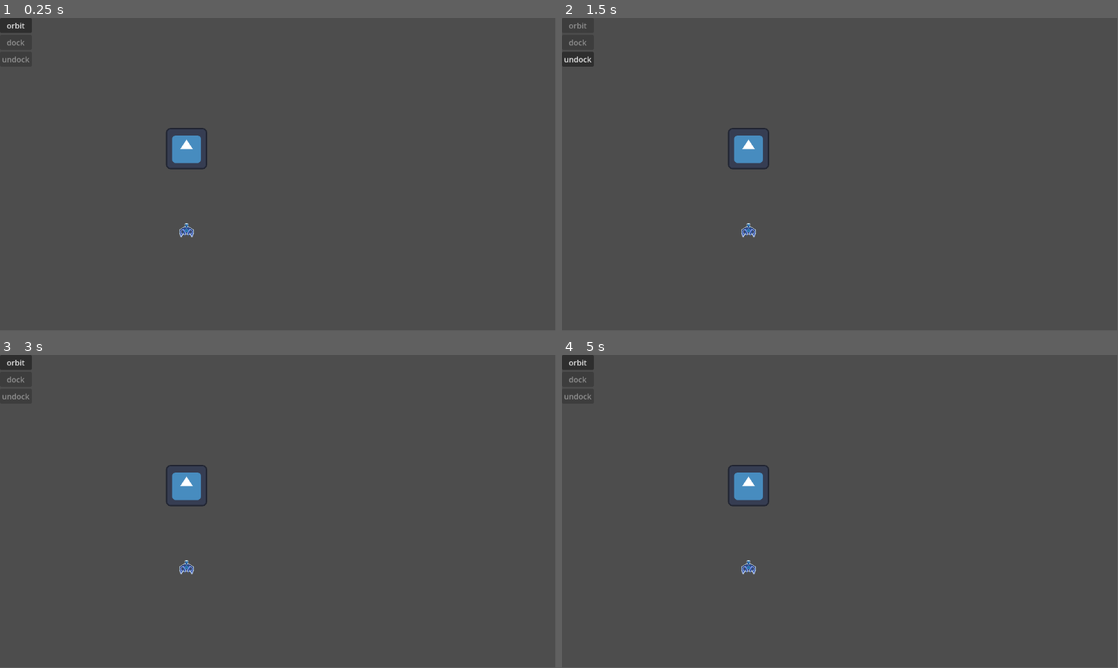
Above: before the commit, frames 1-4 (two rows, left to right).
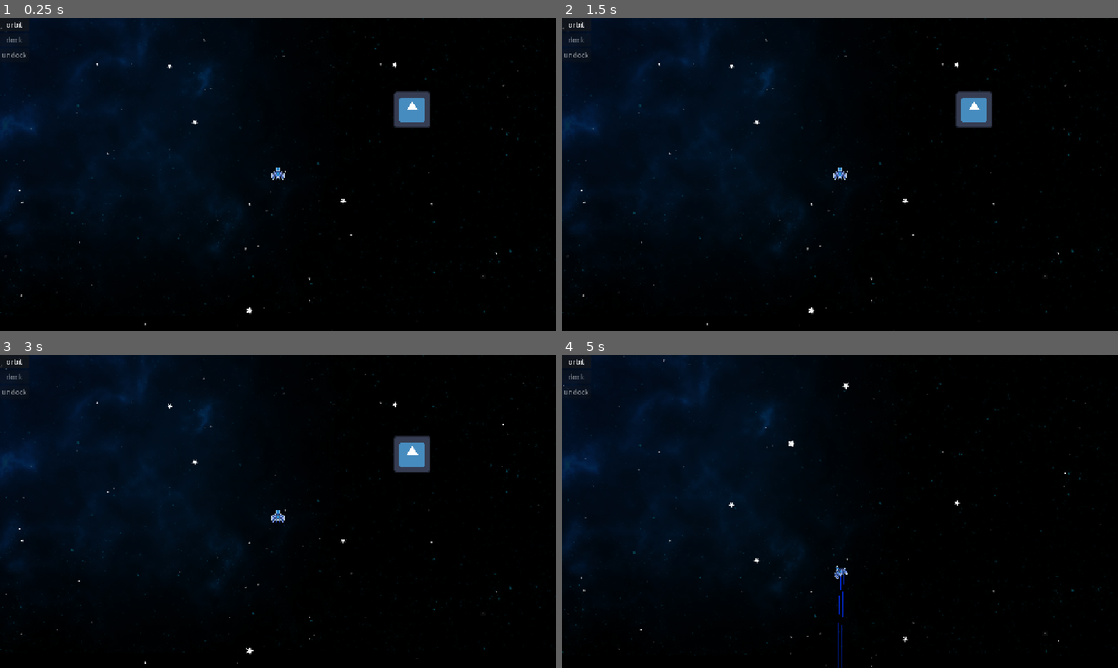
Above: after the commit, the same moments.

Repository: hyp3rstreak/rigidbody2d
Game: Godot game, scene res://scenes/world.tscn
The game is run twice, just before and just after one commit, with the same random seed, the same clock (stepped at 60 frames per second) and the same inputs. The engine's default icon, where the game draws it, is replaced by a stand-in: a white triangle on a blue panel in a dark square.
Inputs (mouse positions are in pixels of both pictures, inside the frame that each line leads up to):
- Up to frame 1 (0.25 s): no input
- Up to frame 2 (1.5 s): click "orbit" at 0.5 s; click (578, 43) at 1.25 s, where only the run before the commit has a clickable "dock"
- Up to frame 3 (3 s): click (16, 395) at 2 s, where only the run before the commit has a clickable "undock"; tap Enter at 2.75 s; hold W (thrust) from 2.78 s (still down)
- Up to frame 4 (5 s): release W (thrust) at 4.28 s; hold A (rotLeft) from 4.28 s (still down)
The window is 799x449 before the commit and 800x450 after it. Grey fills any space a smaller window leaves; there, only what the larger window draws over its background counts as a difference.

The runs differ from the first frame. In frame 1, 99% of the frame differs, in the area x 0-100%, y 0-100%; in frame 2, 99%; in frame 3, 99%; in frame 4, 100%.

Commit message:
added space visuals and prallax

Diff:
--- a/project.godot
+++ b/project.godot
@@ -14,6 +14,14 @@
 run/main_scene="uid://cvks48x5ahxq3"
 config/features=PackedStringArray("4.6", "Forward Plus")
 config/icon="res://icon.svg"
+
+[display]
+
+window/size/viewport_width=1280
+window/size/viewport_height=720
+window/size/mode=3
+window/size/borderless=true
+window/stretch/mode="canvas_items"
 
 [input]
 
@@ -33,6 +41,11 @@
 ]
 }
 
+[layer_names]
+
+2d_physics/layer_1="player"
+2d_physics/layer_2="orbitZones"
+
 [physics]
 
 3d/physics_engine="Jolt Physics"
@@ -43,3 +56,4 @@
 
 textures/canvas_textures/default_texture_filter=0
 rendering_device/driver.windows="d3d12"
+environment/defaults/default_clear_color=Color(0, 0, 0, 1)
--- a/scenes/planet.tscn
+++ b/scenes/planet.tscn
@@ -1,9 +1,13 @@
 [gd_scene format=3 uid="uid://si3cmc1hexl8"]
 
 [ext_resource type="Texture2D" uid="uid://dmgkerhplrqjj" path="res://icon.svg" id="1_cktii"]
+[ext_resource type="Script" uid="uid://dnadd354loucu" path="res://scripts/orbitZone.gd" id="2_h8ms6"]
 
 [sub_resource type="CircleShape2D" id="CircleShape2D_h8ms6"]
 radius = 47.095646
+
+[sub_resource type="CircleShape2D" id="CircleShape2D_ggt7d"]
+radius = 319.0141
 
 [node name="planet" type="Area2D" unique_id=469020999]
 
@@ -13,3 +17,13 @@
 
 [node name="CollisionShape2D" type="CollisionShape2D" parent="." unique_id=289305127]
 shape = SubResource("CircleShape2D_h8ms6")
+
+[node name="orbitZone" type="Area2D" parent="." unique_id=721984139]
+collision_layer = 2
+script = ExtResource("2_h8ms6")
+
+[node name="CollisionShape2D" type="CollisionShape2D" parent="orbitZone" unique_id=71710077]
+shape = SubResource("CircleShape2D_ggt7d")
+
+[connection signal="body_entered" from="orbitZone" to="orbitZone" method="_on_body_entered"]
+[connection signal="body_exited" from="orbitZone" to="orbitZone" method="_on_body_exited"]
--- a/scenes/playerShip.tscn
+++ b/scenes/playerShip.tscn
@@ -3,6 +3,7 @@
 [ext_resource type="Texture2D" uid="uid://1ttqyotjgwcg" path="res://assets/PXL.png" id="1_lbd62"]
 [ext_resource type="Script" uid="uid://d0pes3lsrwvov" path="res://scripts/playerShip.gd" id="1_nqx6x"]
 [ext_resource type="Gradient" uid="uid://bcn2it1vm28mk" path="res://assets/blueThruster.tres" id="2_qc0et"]
+[ext_resource type="Script" uid="uid://dyfap2e1a1k4v" path="res://scripts/camera_2d.gd" id="4_dbw2a"]
 
 [sub_resource type="CircleShape2D" id="CircleShape2D_qc0et"]
 radius = 13.0
@@ -36,3 +37,6 @@
 
 [node name="thrusterLeft" type="Marker2D" parent="." unique_id=778945185]
 position = Vector2(-4, 10)
+
+[node name="Camera2D" type="Camera2D" parent="." unique_id=1895364436]
+script = ExtResource("4_dbw2a")
--- a/scenes/world.tscn
+++ b/scenes/world.tscn
@@ -3,14 +3,58 @@
 [ext_resource type="PackedScene" uid="uid://c5kpv2nv7yt5y" path="res://scenes/playerShip.tscn" id="1_nnsk1"]
 [ext_resource type="PackedScene" uid="uid://si3cmc1hexl8" path="res://scenes/planet.tscn" id="2_rwgxs"]
 [ext_resource type="PackedScene" uid="uid://ntk21j16266s" path="res://scenes/ui.tscn" id="3_4wyf3"]
+[ext_resource type="Texture2D" uid="uid://dx3eeisukswjr" path="res://assets/galaxyBG.jpg" id="4_4mrxx"]
+[ext_resource type="Texture2D" uid="uid://dxexgl2h20jxy" path="res://assets/starsDistant.png" id="4_i7141"]
+[ext_resource type="Texture2D" uid="uid://bqgm2wer10u4q" path="res://assets/starsFar.png" id="5_4mrxx"]
+[ext_resource type="Texture2D" uid="uid://deql7i4835gva" path="res://assets/starMid.png" id="6_7r4gi"]
 
 [node name="world" type="Node2D" unique_id=814079502]
 
 [node name="planet" parent="." unique_id=1675941392 instance=ExtResource("2_rwgxs")]
-position = Vector2(387, 271)
+position = Vector2(312, -147)
 
 [node name="playerShip" parent="." unique_id=202861763 instance=ExtResource("1_nnsk1")]
-position = Vector2(387, 442)
+position = Vector2(3, 2)
 mass = 2.445
 
 [node name="UI" parent="." unique_id=1934937286 instance=ExtResource("3_4wyf3")]
+
+[node name="ParallaxBackground" type="ParallaxBackground" parent="." unique_id=1640712739]
+scroll_base_offset = Vector2(-2048, 0)
+
+[node name="ParallaxLayer4" type="ParallaxLayer" parent="ParallaxBackground" unique_id=257612925]
+texture_repeat = 2
+motion_scale = Vector2(0.01, 0.01)
+motion_mirroring = Vector2(2048, 1365)
+
+[node name="Sprite2D" type="Sprite2D" parent="ParallaxBackground/ParallaxLayer4" unique_id=835839254]
+modulate = Color(0.07620516, 0.7671564, 0.91931224, 0.30980393)
+texture_repeat = 2
+texture = ExtResource("4_4mrxx")
+
+[node name="ParallaxLayerFAR" type="ParallaxLayer" parent="ParallaxBackground" unique_id=896467404]
+texture_repeat = 2
+motion_scale = Vector2(0.08, 0.08)
+motion_mirroring = Vector2(2048, 2048)
+
+[node name="Sprite2D" type="Sprite2D" parent="ParallaxBackground/ParallaxLayerFAR" unique_id=1629544455]
+texture_repeat = 2
+texture = ExtResource("4_i7141")
+
+[node name="ParallaxLayer2MID" type="ParallaxLayer" parent="ParallaxBackground" unique_id=2003381420]
+texture_repeat = 2
+motion_scale = Vector2(0.2, 0.2)
+motion_mirroring = Vector2(2048, 2048)
+
+[node name="Sprite2D" type="Sprite2D" parent="ParallaxBackground/ParallaxLayer2MID" unique_id=1737621610]
+texture_repeat = 2
+texture = ExtResource("5_4mrxx")
+
+[node name="ParallaxLayer3NEAR" type="ParallaxLayer" parent="ParallaxBackground" unique_id=1688471644]
+texture_repeat = 2
+motion_scale = Vector2(0.4, 0.4)
+motion_mirroring = Vector2(2048, 2048)
+
+[node name="Sprite2D2" type="Sprite2D" parent="ParallaxBackground/ParallaxLayer3NEAR" unique_id=768706490]
+texture_repeat = 2
+texture = ExtResource("6_7r4gi")
--- /dev/null
+++ b/scripts/camera_2d.gd
@@ -0,0 +1,26 @@
+extends Camera2D
+
+@export var max_lead_distance := 140.0
+@export var lead_strength := 0.6
+@export var lead_smoothing := 10.0
+
+var lead_offset := Vector2.ZERO
+
+func _physics_process(delta: float) -> void:
+	var ship := get_parent() as RigidBody2D
+	if ship == null:
+		return
+
+	# Camera stays locked to ship position
+	global_position = ship.global_position
+
+	var velocity := ship.linear_velocity
+	var speed := velocity.length()
+
+	var target_offset := Vector2.ZERO
+	if speed > 1.0:
+		target_offset = velocity.normalized() * min(speed * lead_strength, max_lead_distance)
+
+	# Smooth ONLY the offset
+	lead_offset = lead_offset.lerp(target_offset, delta * lead_smoothing)
+	offset = lead_offset
--- /dev/null
+++ b/scripts/orbitZone.gd
@@ -0,0 +1,12 @@
+extends Area2D
+
+func _on_body_entered(body: Node2D) -> void:
+	if body.is_in_group("player"):
+		print("enter")
+		body.set_can_orbit(true, self)
+		body.canOrbit = true
+		body.enterOrbit()
+
+func _on_body_exited(body: Node2D) -> void:
+	if body.is_in_group("player"):
+		body.set_can_orbit(false, self)
--- a/scripts/playerShip.gd
+++ b/scripts/playerShip.gd
@@ -49,6 +49,8 @@
 var canInput := true
 var dockRadius := 12
 var undockRadius := 200
+var canOrbit := false
+var currOrbitZone: Area2D = null
 
 # =========================
 # 5. NODE REFERENCES
@@ -58,7 +60,7 @@
 @onready var thrusterTrailLeft: Line2D = $thrusterTrailLeft
 @onready var thrusterRight: Marker2D = $thrusterRight
 @onready var thrusterLeft: Marker2D = $thrusterLeft
-@onready var planet: Area2D = $"../planet"
+@onready var planet: Area2D = null
 
 # =========================
 # 6. LIFECYCLE CALLBACKS
@@ -161,10 +163,10 @@
 	# limit length
 	while thrusterTrailRight.points.size() > trail_lengthR:
 		thrusterTrailRight.remove_point(0)
-		print("THRUSTER R: remove point - ",thrusterTrailRight.points.size()," points rem - trail_lengthR=", trail_lengthR)
+		#print("THRUSTER R: remove point - ",thrusterTrailRight.points.size()," points rem - trail_lengthR=", trail_lengthR)
 	while thrusterTrailLeft.points.size() > trail_lengthL:
 		thrusterTrailLeft.remove_point(0)
-		print("THRUSTER L: remove point - ",thrusterTrailLeft.points.size()," points rem - trail_lengthL=", trail_lengthL)
+		#print("THRUSTER L: remove point - ",thrusterTrailLeft.points.size()," points rem - trail_lengthL=", trail_lengthL)
 
 	if canInput:
 		# Rotation
@@ -218,11 +220,22 @@
 # =========================
 func set_orbit_trails(state) -> void:
 	if state == EngineTrails.CCW:
-		trail_lengthL = 150
-		trail_lengthR = 200
+		trail_lengthL = 80
+		trail_lengthR = 100
 	elif state == EngineTrails.CW:
-		trail_lengthR = 150
-		trail_lengthL = 200
+		trail_lengthR = 80
+		trail_lengthL = 100
 	elif state == EngineTrails.EQUAL:
-		trail_lengthL = 200
-		trail_lengthR = 200
+		trail_lengthL = 100
+		trail_lengthR = 100
+
+func set_can_orbit(value: bool, zone: Area2D) -> void:
+	canOrbit = value
+	currOrbitZone = zone if value else null
+
+func enterOrbit() -> void:
+	if currOrbitZone == null:
+		return
+
+	planet = currOrbitZone.get_parent()
+	set_motion_mode(MotionMode.CINEMATIC_ORBIT)
--- a/scripts/ui.gd
+++ b/scripts/ui.gd
@@ -16,23 +16,18 @@
 func _process(delta: float) -> void:
 	pass
 
-func _on_button_toggled(toggled_on: bool) -> void:
-	print(toggled_on)
-	if toggled_on:
-		if player_ship.motion_mode == player_ship.MotionMode.NEWTONIAN:
-			player_ship.set_motion_mode(player_ship.MotionMode.CINEMATIC_ORBIT)
-		#player_ship.motion_mode = MotionMode.CINEMATIC_ORBIT
-	else:
-		player_ship.set_motion_mode(player_ship.MotionMode.NEWTONIAN)
-
 
 # ORBIT BUTTON
 func _on_orbit_btn_pressed() -> void:
-	if player_ship.motion_mode == player_ship.MotionMode.NEWTONIAN:
-		player_ship.set_motion_mode(player_ship.MotionMode.CINEMATIC_ORBIT)
-	dock_btn.disabled = false
-	undock_btn.disabled = true
-	orbit_btn.disabled = true
+	if player_ship.canOrbit:
+		print("canOrbit")
+		if player_ship.motion_mode == player_ship.MotionMode.NEWTONIAN:
+			player_ship.set_motion_mode(player_ship.MotionMode.CINEMATIC_ORBIT)
+		elif player_ship.motion_mode == player_ship.MotionMode.CINEMATIC_ORBIT:
+			player_ship.set_motion_mode(player_ship.MotionMode.NEWTONIAN)
+		dock_btn.disabled = false
+		undock_btn.disabled = true
+		orbit_btn.disabled = false
 
 
 # DOCK BUTTON
Binary file added: assets/galaxyBG.jpg
Not shown, added: assets/galaxyBG.jpg.import
Binary file added: assets/starMid.png
Not shown, added: assets/starMid.png.import
Binary file added: assets/starsBG.png
Not shown, added: assets/starsBG.png.import
Binary file added: assets/starsDistant.png
Not shown, added: assets/starsDistant.png.import
Binary file added: assets/starsFar.png
Not shown, added: assets/starsFar.png.import
Not shown, added: scripts/camera_2d.gd.uid
Not shown, added: scripts/orbitZone.gd.uid
(and 1 more such lines)
